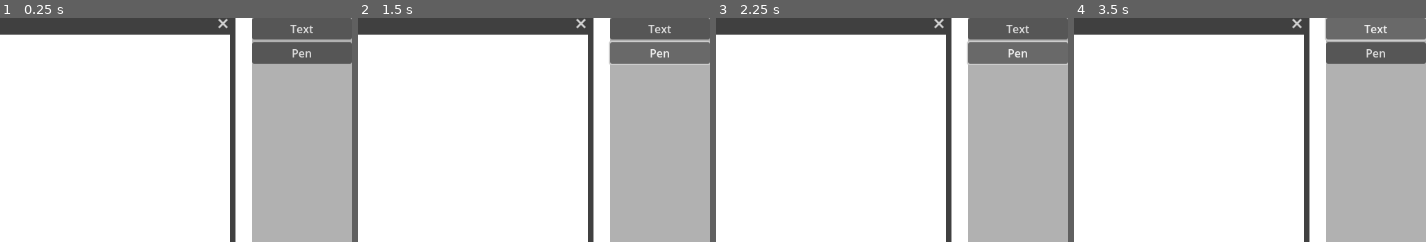
Above: before the commit, frames 1-4 (left to right).
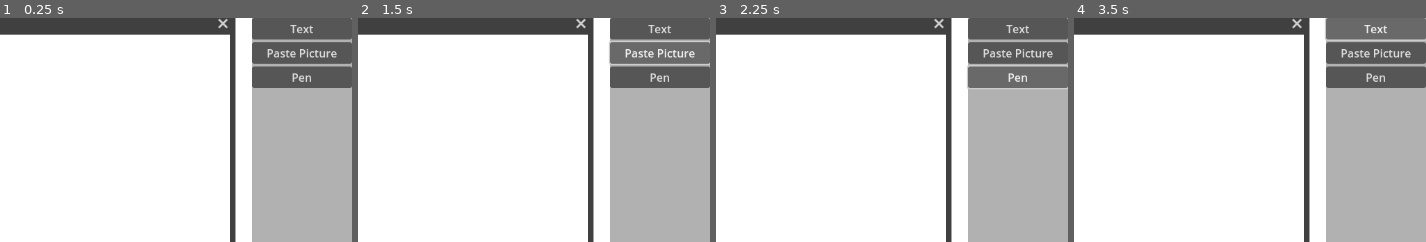
Above: after the commit, the same moments.

Repository: jmb462/GodotWhiteBoard
Game: Godot game, scene res://Main.tscn
Two runs of this game, one before a commit and one after it. Both use one fixed random seed, a clock stepped at 60 frames per second and the inputs below.
Inputs (mouse positions are % of the whole screen's width and height, from its top left):
- Up to frame 1 (0.25 s): no input
- Up to frame 2 (1.5 s): click "Text" at 0.5 s; click (93, 8) at 1.25 s, where only the run after the commit has a clickable "Paste Picture"
- Up to frame 3 (2.25 s): click "Pen" at 2 s
- Up to frame 4 (3.5 s): click "Text" at 2.75 s
The pictures show only the part of the screen within x 50-100%, y 0-50%; the shares and areas given below are measured in that part.

The runs differ from the first frame. In frame 1, 3.2% of the frame differs, in the area x 71-100%, y 13-32%; in frame 2, 3.2%; in frame 3, 3.6%, in the area x 71-100%, y 10-32%; in frame 4, 3.2%.

Commit message:
TextWidget now herits from base Widget

Diff:
--- a/MainBoard/MainBoard.gd
+++ b/MainBoard/MainBoard.gd
@@ -4,9 +4,9 @@
 @onready var vbox : VBoxContainer = $VBoxContainer
 @onready var rect_preview : Panel = $RectPreview
 
-@onready var packed_widget : PackedScene = preload("res://Widget/Widget.tscn")
+@onready var packed_widget : PackedScene = preload("res://Widget/TextWidget/TextWidget.tscn")
 
-enum BOARD_MODE { NONE, TEXT_POSITION, TEXT_SIZE, PEN }
+enum BOARD_MODE { NONE, TEXT_POSITION, TEXT_SIZE, PEN, PASTE_IMAGE}
 var board_mode : BOARD_MODE = BOARD_MODE.NONE
 
 var new_widget_rect : Rect2 = Rect2()
@@ -34,6 +34,15 @@
 	board_mode = BOARD_MODE.TEXT_POSITION
 	visible_background.set_default_cursor_shape(CURSOR_CROSS)
 
+
+#
+#	Image clipboard button pressed
+#
+func _on_paste_image_pressed():
+	pass
+#	if DisplayServer.clipboard_has_image():
+#		board_mode = BOARD_MODE.PASTE_IMAGE
+#		print("image !!")
 #
 #	Free draw button has been pressed
 #
--- a/MainBoard/MainBoard.tscn
+++ b/MainBoard/MainBoard.tscn
@@ -41,6 +41,10 @@
 layout_mode = 2
 text = "Text"
 
+[node name="PasteImage" type="Button" parent="VBoxContainer"]
+layout_mode = 2
+text = "Paste Picture"
+
 [node name="Pen" type="Button" parent="VBoxContainer"]
 layout_mode = 2
 text = "Pen"
@@ -55,4 +59,5 @@
 [connection signal="resized" from="." to="." method="_on_resized"]
 [connection signal="gui_input" from="VisibleBackground" to="." method="_on_visible_background_gui_input"]
 [connection signal="pressed" from="VBoxContainer/Text" to="." method="_on_text_pressed"]
+[connection signal="pressed" from="VBoxContainer/PasteImage" to="." method="_on_paste_image_pressed"]
 [connection signal="pressed" from="VBoxContainer/Pen" to="." method="_on_pen_pressed"]
--- /dev/null
+++ b/Styles/TextWidget_textedit.tres
@@ -0,0 +1,4 @@
+[gd_resource type="StyleBoxFlat" format=3 uid="uid://76ecu7324xen"]
+
+[resource]
+bg_color = Color(0.6, 0.6, 0.6, 0)
--- a/Widget/Widget.gd
+++ b/Widget/BaseWidget/Widget.gd
@@ -4,10 +4,8 @@
 signal focus_requested(widget : Widget)
 
 @export var border_width : int = 20
-@export var text_size_increment : int = 3
 
 @onready var buttons : Node2D = $Buttons
-@onready var text_edit : TextEdit = $TextEdit
 
 @onready var focus_theme : StyleBoxFlat = load("res://Styles/Widget_master_selected.tres")
 @onready var unfocus_theme : StyleBoxFlat = load("res://Styles/Widget_unfocus.tres")
@@ -43,12 +41,6 @@
 			else:
 				current_action = G.ACTION.NONE
 
-func _on_text_edit_gui_input(event):
-	if event is InputEventMouseButton:
-		if event.button_index == MOUSE_BUTTON_LEFT:
-			if event.is_pressed():
-				if not focus:
-					emit_signal("focus_requested", self)
 
 func move(p_relative : Vector2) -> void:
 	position += p_relative
@@ -77,75 +69,26 @@
 	buttons.resize(size)
 
 
-func change_text_size(p_increment : int) -> void:
-	set_text_size(max(get_text_size() + p_increment, 8))
-	synchronize()
-
-
-func autozoom() -> void:
-	while text_edit.get_v_scroll_bar().is_visible_in_tree() and text_edit.get_theme_font_size("font_size") > 8:
-		change_text_size(-1)
-		await get_tree().process_frame
-
-
-func _on_text_edit_text_changed() -> void:
-	if text_edit.get_v_scroll_bar().is_visible_in_tree():
-		autozoom()
-	synchronize()
-
-
 func set_clone(p_clone : Widget) -> void:
 	clone = p_clone
 	p_clone.add_theme_stylebox_override("panel", unfocus_theme)
-	p_clone.text_edit.placeholder_text = ""
 	p_clone.buttons.hide()
 
 
 func is_master() -> bool:
 	return is_instance_valid(clone)
 
+
 func synchronize() -> void:
 	if not is_master():
 		return
 	clone.set_position(position)
 	clone.set_size(size)
-	clone.set_text(get_text())
-	clone.set_text_color(get_text_color())
-	clone.set_text_size(get_text_size())
-
-
-func get_text() -> String:
-	return text_edit.get_text()
-
-
-func set_text(p_text : String) -> void:
-	text_edit.set_text(p_text)
-
-
-func get_text_color() -> Color:
-	return text_edit.get_theme_color("font_color")
-
-
-func set_text_color(p_color : Color) -> void:
-	text_edit.add_theme_color_override("font_color", p_color)
-
-
-func get_text_size() -> int:
-	return text_edit.get_theme_font_size("font_size")
-
-
-func set_text_size(p_size : int) -> void:
-	text_edit.add_theme_font_size_override("font_size", p_size)
 
 
 func _on_buttons_resize_pressed(p_resize_type : G.RESIZE) -> void:
 	current_action = G.ACTION.RESIZE
 	resize_type = p_resize_type
-
-
-func _on_buttons_text_size_pressed(p_increment : int) -> void:
-	current_action = G.ACTION.TEXT_SIZE
-	change_text_size(p_increment * text_size_increment)
 
 
 func _on_buttons_toggle_visible_pressed() -> void:
@@ -166,11 +109,6 @@
 		clone.queue_free()
 
 
-func _on_buttons_text_color_changed(p_color : Color) -> void:
-	current_action = G.ACTION.NONE
-	set_text_color(p_color)
-	synchronize()
-
 func set_focus(p_active: bool) -> void:
 	focus = p_active
 	buttons.visible = p_active
--- /dev/null
+++ b/Widget/BaseWidget/Widget.tscn
@@ -0,0 +1,25 @@
+[gd_scene load_steps=4 format=3 uid="uid://b02vrjremtd2y"]
+
+[ext_resource type="StyleBox" uid="uid://dgllga7b75psg" path="res://Styles/Widget_master_selected.tres" id="1_fypau"]
+[ext_resource type="Script" path="res://Widget/BaseWidget/Widget.gd" id="2_c4on3"]
+[ext_resource type="PackedScene" uid="uid://b3n01htt38lsy" path="res://Widget/Buttons/Buttons.tscn" id="3_664bf"]
+
+[node name="Widget" type="PanelContainer"]
+custom_minimum_size = Vector2(150, 150)
+offset_left = 1.0
+offset_top = -1.0
+offset_right = 557.0
+offset_bottom = 385.0
+grow_horizontal = 2
+grow_vertical = 2
+mouse_default_cursor_shape = 6
+theme_override_styles/panel = ExtResource("1_fypau")
+script = ExtResource("2_c4on3")
+
+[node name="Buttons" parent="." instance=ExtResource("3_664bf")]
+
+[connection signal="gui_input" from="." to="." method="_on_gui_input"]
+[connection signal="resized" from="." to="." method="_on_resized"]
+[connection signal="close_pressed" from="Buttons" to="." method="_on_buttons_close_pressed"]
+[connection signal="resize_pressed" from="Buttons" to="." method="_on_buttons_resize_pressed"]
+[connection signal="toggle_visible_pressed" from="Buttons" to="." method="_on_buttons_toggle_visible_pressed"]
--- /dev/null
+++ b/Widget/TextWidget/TextWidget.gd
@@ -0,0 +1,86 @@
+extends Widget
+class_name TextWidget
+
+@export var text_size_increment : int = 3
+
+@onready var text_edit : TextEdit = $TextEdit
+
+
+func _ready():
+	set_focus(true)
+
+func set_clone(p_clone : Widget) -> void:
+	super(p_clone)
+	p_clone.text_edit.placeholder_text = ""
+
+func synchronize() -> void:
+	if not is_master():
+		return
+	super()
+	clone.set_text(get_text())
+	clone.set_text_color(get_text_color())
+	clone.set_text_size(get_text_size())
+
+func change_text_size(p_increment : int) -> void:
+	set_text_size(max(get_text_size() + p_increment, 8))
+	synchronize()
+
+
+func autozoom() -> void:
+	while text_edit.get_v_scroll_bar().is_visible_in_tree() and text_edit.get_theme_font_size("font_size") > 8:
+		change_text_size(-1)
+		await get_tree().process_frame
+
+
+func _on_text_edit_text_changed() -> void:
+	if text_edit.get_v_scroll_bar().is_visible_in_tree():
+		autozoom()
+	synchronize()
+
+func _on_text_edit_gui_input(event):
+	if event is InputEventMouseButton:
+		if event.button_index == MOUSE_BUTTON_LEFT:
+			if event.is_pressed():
+				if not focus:
+					text_edit.editable = true
+					text_edit.grab_focus()
+					emit_signal("focus_requested", self)
+
+
+func get_text() -> String:
+	return text_edit.get_text()
+
+
+func set_text(p_text : String) -> void:
+	text_edit.set_text(p_text)
+
+
+func get_text_color() -> Color:
+	return text_edit.get_theme_color("font_color")
+
+
+func set_text_color(p_color : Color) -> void:
+	text_edit.add_theme_color_override("font_color", p_color)
+	text_edit.add_theme_color_override("font_readonly_color", p_color)
+
+func get_text_size() -> int:
+	return text_edit.get_theme_font_size("font_size")
+
+
+func set_text_size(p_size : int) -> void:
+	text_edit.add_theme_font_size_override("font_size", p_size)
+
+
+func _on_buttons_text_color_changed(p_color : Color) -> void:
+	current_action = G.ACTION.NONE
+	set_text_color(p_color)
+	synchronize()
+
+func _on_buttons_text_size_pressed(p_increment : int) -> void:
+	current_action = G.ACTION.TEXT_SIZE
+	change_text_size(p_increment * text_size_increment)
+
+func set_focus(p_active: bool) -> void:
+	super(p_active)
+	text_edit.editable = p_active
+	text_edit.grab_focus()
--- /dev/null
+++ b/Widget/TextWidget/TextWidget.tscn
@@ -0,0 +1,27 @@
+[gd_scene load_steps=4 format=3 uid="uid://cxprma3kysfqg"]
+
+[ext_resource type="PackedScene" uid="uid://b02vrjremtd2y" path="res://Widget/BaseWidget/Widget.tscn" id="1_a8fay"]
+[ext_resource type="Script" path="res://Widget/TextWidget/TextWidget.gd" id="2_bt86m"]
+[ext_resource type="StyleBox" uid="uid://76ecu7324xen" path="res://Styles/TextWidget_textedit.tres" id="3_wnasp"]
+
+[node name="TextWidget" instance=ExtResource("1_a8fay")]
+script = ExtResource("2_bt86m")
+text_size_increment = 3
+
+[node name="TextEdit" type="TextEdit" parent="." index="0"]
+layout_mode = 2
+theme_override_colors/background_color = Color(0, 0, 0, 0)
+theme_override_colors/font_color = Color(0, 0, 0, 1)
+theme_override_colors/font_readonly_color = Color(0, 0, 0, 1)
+theme_override_colors/selection_color = Color(1, 1, 0, 1)
+theme_override_font_sizes/font_size = 50
+theme_override_styles/normal = ExtResource("3_wnasp")
+theme_override_styles/focus = ExtResource("3_wnasp")
+theme_override_styles/read_only = ExtResource("3_wnasp")
+placeholder_text = "Text"
+wrap_mode = 1
+
+[connection signal="gui_input" from="TextEdit" to="." method="_on_text_edit_gui_input"]
+[connection signal="text_changed" from="TextEdit" to="." method="_on_text_edit_text_changed"]
+[connection signal="text_color_changed" from="Buttons" to="." method="_on_buttons_text_color_changed"]
+[connection signal="text_size_pressed" from="Buttons" to="." method="_on_buttons_text_size_pressed"]
--- a/Widget/Widget.tscn
+++ /dev/null
@@ -1,43 +0,0 @@
-[gd_scene load_steps=5 format=3 uid="uid://b02vrjremtd2y"]
-
-[ext_resource type="StyleBox" uid="uid://dgllga7b75psg" path="res://Styles/Widget_master_selected.tres" id="1_jl62k"]
-[ext_resource type="Script" path="res://Widget/Widget.gd" id="2_ia8xv"]
-[ext_resource type="PackedScene" uid="uid://b3n01htt38lsy" path="res://Widget/Buttons/Buttons.tscn" id="3_tyhir"]
-
-[sub_resource type="StyleBoxFlat" id="StyleBoxFlat_61dgc"]
-bg_color = Color(0.6, 0.6, 0.6, 0)
-border_color = Color(0, 0, 0, 1)
-
-[node name="Widget" type="PanelContainer"]
-custom_minimum_size = Vector2(150, 150)
-offset_left = 1.0
-offset_top = -1.0
-offset_right = 557.0
-offset_bottom = 385.0
-grow_horizontal = 2
-grow_vertical = 2
-mouse_default_cursor_shape = 6
-theme_override_styles/panel = ExtResource("1_jl62k")
-script = ExtResource("2_ia8xv")
-
-[node name="TextEdit" type="TextEdit" parent="."]
-layout_mode = 2
-theme_override_colors/background_color = Color(0, 0, 0, 0)
-theme_override_colors/font_color = Color(0, 0, 0, 1)
-theme_override_colors/selection_color = Color(1, 1, 0, 1)
-theme_override_font_sizes/font_size = 50
-theme_override_styles/normal = SubResource("StyleBoxFlat_61dgc")
-placeholder_text = "Texte"
-wrap_mode = 1
-
-[node name="Buttons" parent="." instance=ExtResource("3_tyhir")]
-
-[connection signal="gui_input" from="." to="." method="_on_gui_input"]
-[connection signal="resized" from="." to="." method="_on_resized"]
-[connection signal="gui_input" from="TextEdit" to="." method="_on_text_edit_gui_input"]
-[connection signal="text_changed" from="TextEdit" to="." method="_on_text_edit_text_changed"]
-[connection signal="close_pressed" from="Buttons" to="." method="_on_buttons_close_pressed"]
-[connection signal="resize_pressed" from="Buttons" to="." method="_on_buttons_resize_pressed"]
-[connection signal="text_color_changed" from="Buttons" to="." method="_on_buttons_text_color_changed"]
-[connection signal="text_size_pressed" from="Buttons" to="." method="_on_buttons_text_size_pressed"]
-[connection signal="toggle_visible_pressed" from="Buttons" to="." method="_on_buttons_toggle_visible_pressed"]
--- a/project.godot
+++ b/project.godot
@@ -12,7 +12,7 @@
 
 config/name="WhiteBoard"
 run/main_scene="res://Main.tscn"
-config/features=PackedStringArray("4.1", "Forward Plus")
+config/features=PackedStringArray("4.2", "Forward Plus")
 config/icon="res://icon.svg"
 
 [autoload]
